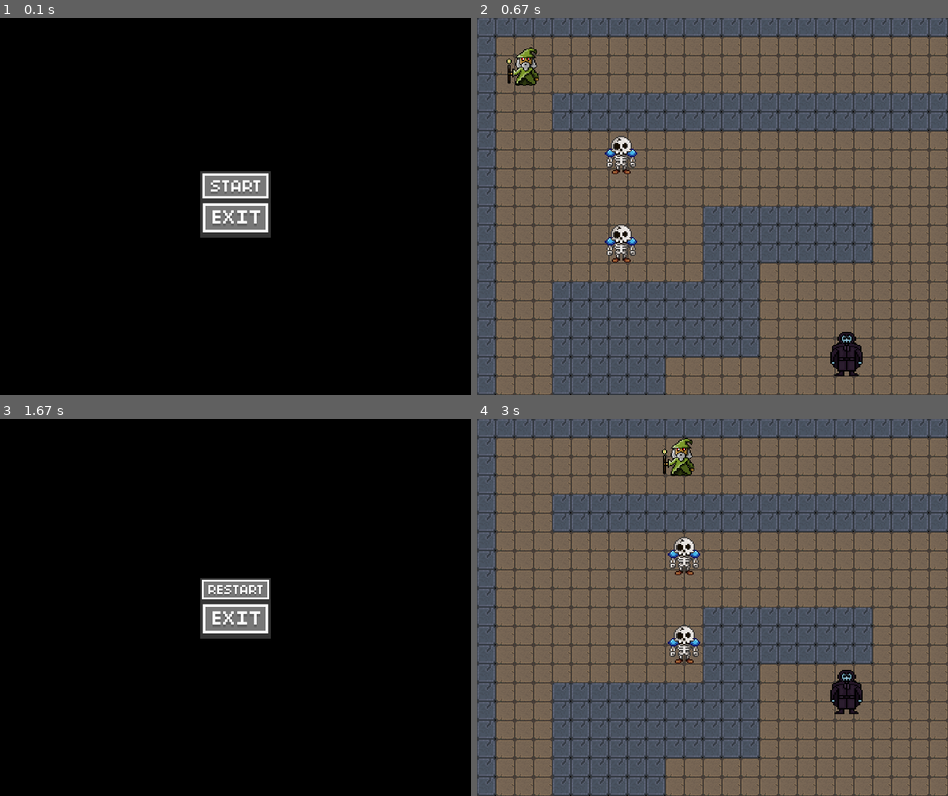
Above: before the commit, frames 1-4 (two rows, left to right).
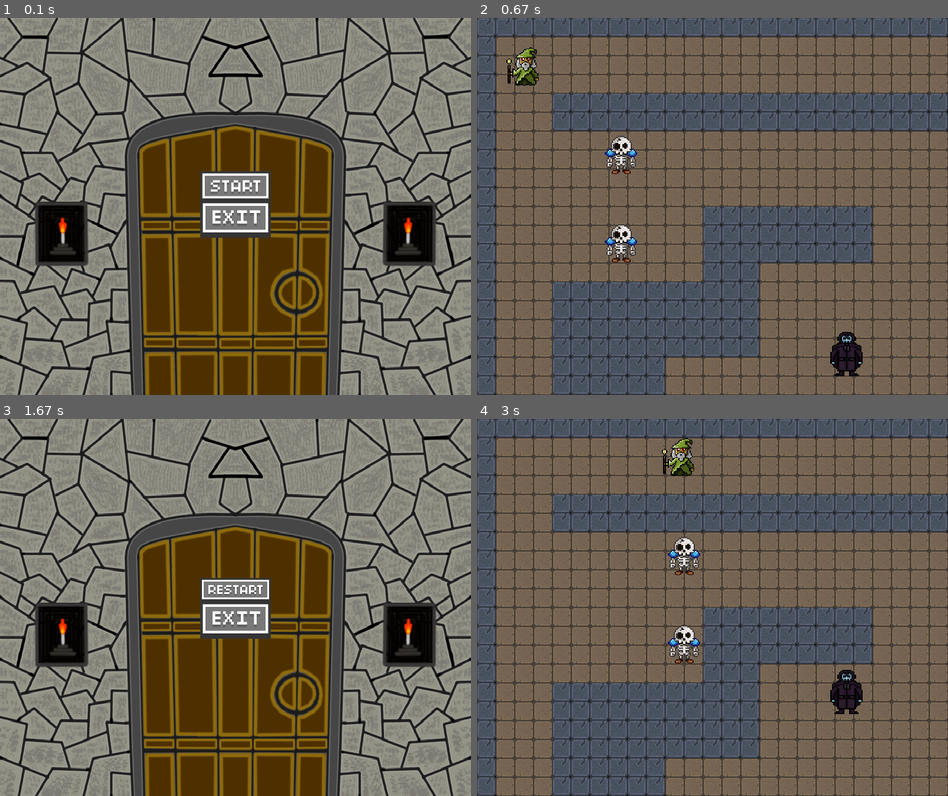
Above: after the commit, the same moments.

Repository: the-akira/PyGameDev
Game: pygame game, started from Exemplos/RPG/main.py
The game is run twice, just before and just after one commit, with the same random seed, the same clock (stepped at 60 frames per second) and the same inputs.
Inputs (mouse positions are in pixels of both pictures, inside the frame that each line leads up to):
- Up to frame 1 (0.1 s): no input
- Up to frame 2 (0.67 s): press the mouse at (712, 187) at 0.37 s; move the mouse to (717, 251) at 0.47 s; release the mouse at (726, 319) at 0.6 s
- Up to frame 3 (1.67 s): hold I 0.67-1.13 s; hold Right 0.67-1.13 s; move the mouse to (282, 633) at 0.7 s; hold Esc 1.17-1.63 s; hold Right 1.17-1.63 s
- Up to frame 4 (3 s): click (712, 588) at 1.72 s; hold Right 2-2.47 s; move the mouse to (618, 547) at 2.03 s; hold Up 2.5-2.8 s; hold Right from 2.83 s (still down)

The runs differ from the first frame. In frame 1, 94% of the frame differs, in the area x 0-100%, y 0-100%; in frame 2, nothing differs; in frame 3, 94%; in frame 4, nothing differs.

Commit message:
RPG - Adicionado Som e Tela de Entrada

Diff:
--- a/Exemplos/RPG/main.py
+++ b/Exemplos/RPG/main.py
@@ -12,6 +12,9 @@
 wall_scaled = pygame.transform.scale(wall, (TILE_SIZE,TILE_SIZE)).convert_alpha()
 floor = pygame.image.load('sprites/floor.png').convert_alpha()
 floor_scaled = pygame.transform.scale(floor, (TILE_SIZE,TILE_SIZE)).convert_alpha()
+dungeon = pygame.image.load('images/dungeon.png').convert_alpha()
+dungeon_scaled = pygame.transform.scale(dungeon,
+    (SCREEN_SIZE.width,SCREEN_SIZE.height)).convert_alpha()
 
 floors = pygame.sprite.Group()
 platforms = pygame.sprite.Group()
@@ -20,6 +23,12 @@
 skeleton_group = pygame.sprite.Group()
 fireball_group = pygame.sprite.Group()
 necromancer_group = pygame.sprite.Group()
+
+pygame.mixer.init()
+music = pygame.mixer.Sound('sounds/musics/Dragon_Level_David_Fesliyan.wav')
+music.set_volume(0.1)
+firecast = pygame.mixer.Sound('sounds/effects/firecast.wav')
+firecast.set_volume(0.7)
 
 class CameraLayeredUpdates(pygame.sprite.LayeredUpdates):
     def __init__(self, target, world_size):
@@ -61,6 +70,7 @@
         return dirty
 
 def cast_fireball(x, y, key, time):
+    firecast.play()
     fireball = Fireball(x, y, key)
     fireball_group.add(fireball)
     return time
@@ -393,11 +403,14 @@
         x = 0
 
     while True:
+        if main_menu or paused:
+            music.play(loops=-1)
+            screen.blit(dungeon_scaled, (0,0))
+
         for event in pygame.event.get():
             if event.type == pygame.QUIT:
                 sys.exit()
             if event.type == pygame.KEYDOWN and event.key == pygame.K_ESCAPE and not main_menu:
-                screen.fill(pygame.Color("Black"))
                 paused = True
             if event.type == pygame.KEYDOWN and event.key == pygame.K_RETURN:
                 main_menu = False
@@ -415,8 +428,10 @@
                 paused = False
 
         if not paused and not main_menu:
+            music.stop()
             entities.update()
             entities.draw(screen)
+
             for skeleton in skeletons:
                 skeleton.draw(screen, entities.cam.x, entities.cam.y)
             skeleton_group.update(platforms)
Not shown, changed: Exemplos/RPG/README.md
Binary file added: Exemplos/RPG/images/dungeon.png
Not shown, added: Exemplos/RPG/sounds/effects/firecast.wav
Not shown, added: Exemplos/RPG/sounds/musics/Dragon_Level_David_Fesliyan.wav
